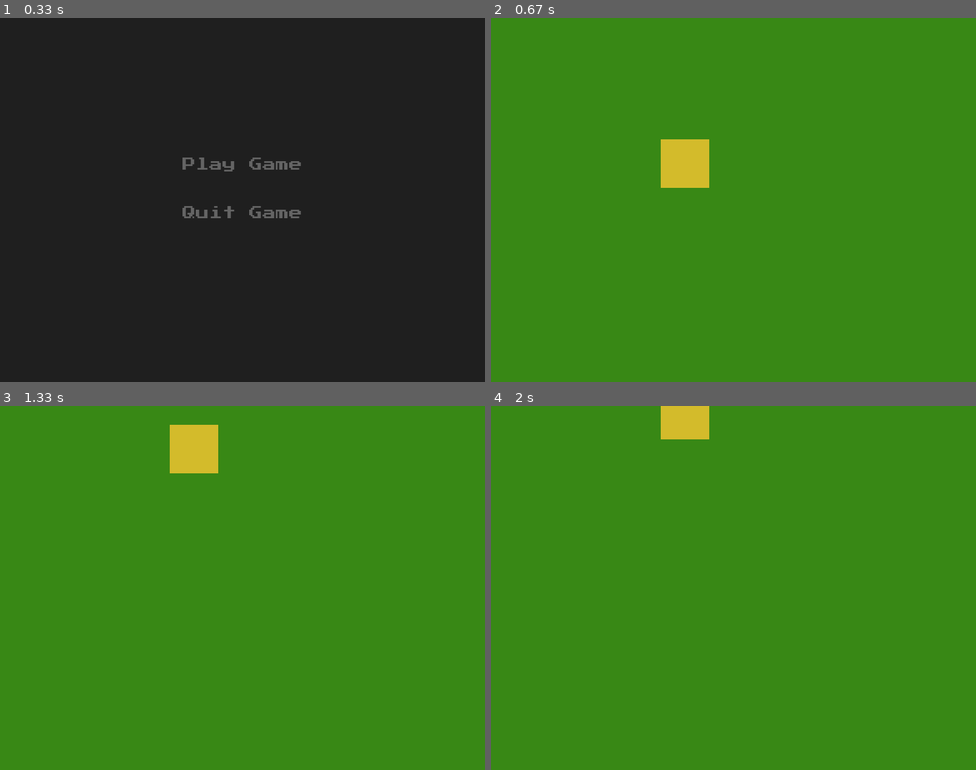
Above: before the commit, frames 1-4 (two rows, left to right).
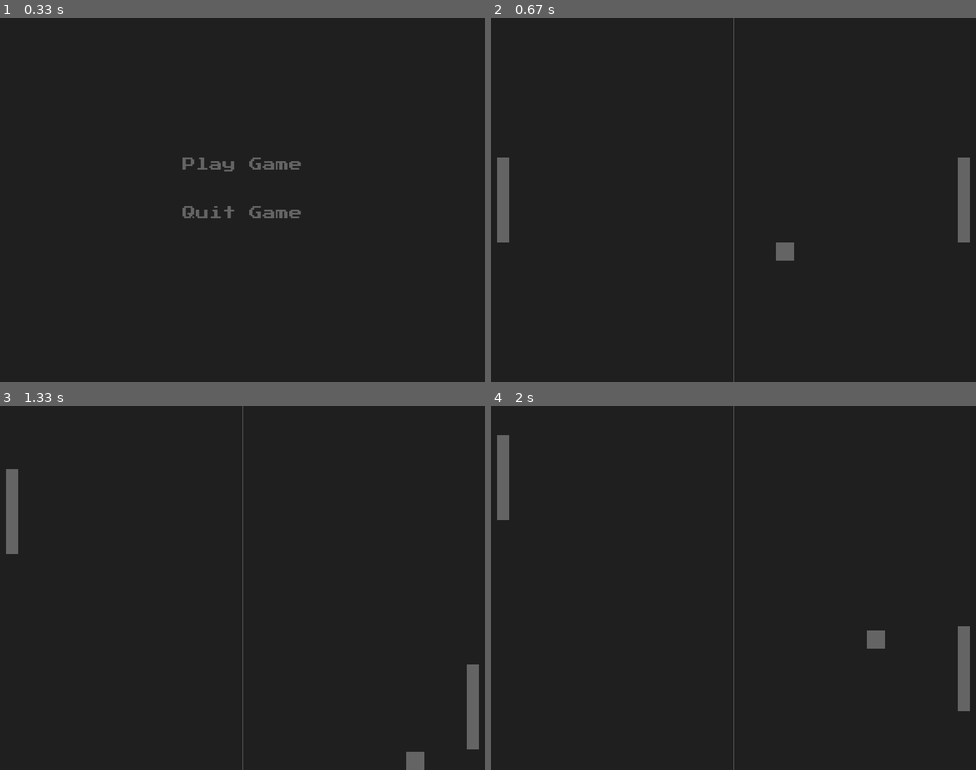
Above: after the commit, the same moments.

Repository: harryedgeworth/pong-pygame
Game: pygame game, started from main.py
The game is run twice, just before and just after one commit, with the same random seed, the same clock (stepped at 60 frames per second) and the same inputs.
Inputs (mouse positions are in pixels of both pictures, inside the frame that each line leads up to):
- Up to frame 1 (0.33 s): no input
- Up to frame 2 (0.67 s): click "Play Game" at 0.38 s
- Up to frame 3 (1.33 s): hold Up 0.67-1.13 s; move the mouse to (242, 609) at 0.7 s; hold Down from 1.17 s (still down)
- Up to frame 4 (2 s): release Down at 1.47 s; hold Up 1.5-1.87 s; hold Down from 1.9 s (still down)

Frame 1 is identical in both runs. In frame 2, 100% of the frame differs, in the area x 0-100%, y 0-100%; in frame 3, 100%; in frame 4, 100%.

Commit message:
Main game state added

Diff:
--- a/main.py
+++ b/main.py
@@ -8,6 +8,7 @@
     pygame.init()
 
     screen = pygame.display.set_mode((800,600))
+    pygame.display.set_caption("Pong")
 
     AM = AssetManager(font_sizes = (16, 22))
     AM.load_assets('assets/')
--- a/src/gameState.py
+++ b/src/gameState.py
@@ -1,5 +1,9 @@
 from src.state import State
+from src.ball import Ball
+from src.paddle import Paddle
+
 import pygame
+import sys
 
 class GameState(State):
     def __init__(self, stateManager):
@@ -10,31 +14,30 @@
             if event.type == pygame.KEYDOWN:
                 if event.key == pygame.K_ESCAPE:
                     self.stateManager.state = 'menu'
+                if event.key == pygame.K_DOWN:
+                    self.player.speed += 7
+                if event.key == pygame.K_UP:
+                    self.player.speed -= 7
 
-        if pygame.key.get_pressed()[pygame.K_LEFT]:
-            self.speed[0] -= 2
-        if pygame.key.get_pressed()[pygame.K_RIGHT]:
-            self.speed[0] += 2
-        if pygame.key.get_pressed()[pygame.K_UP]:
-            self.speed[1] -= 2
-        if pygame.key.get_pressed()[pygame.K_DOWN]:
-            self.speed[1] += 2
+            if event.type == pygame.KEYUP:
+                if event.key == pygame.K_DOWN:
+                    self.player.speed -= 7
+                if event.key == pygame.K_UP:
+                    self.player.speed += 7
 
     def tick(self):
-        self.speed[0] *= 0.8
-        self.speed[1] *= 0.8
-
-        if abs(self.speed[0]) < 1: self.speed[0] = 0
-        if abs(self.speed[1]) < 1: self.speed[1] = 0
-
-        self.rect.x += self.speed[0]
-        self.rect.y += self.speed[1]
+        self.all_sprites.update(self.ball, self.player, self.opponent)
 
     def blit(self, surface):
-        surface.fill((56, 136, 21))
-        pygame.draw.rect(surface, (211, 187, 43), self.rect)
+        surface.fill(pygame.Color('grey12'))
+        pygame.draw.aaline(surface, (100,100,100), (800/2, 0), (800/2, 600))
+
+        self.all_sprites.draw(surface)
 
     def join(self, old_state=None):
         if old_state == 'menu':
-            self.rect = pygame.Rect((280, 200), (80,80))
-            self.speed = [0,0]
+            self.all_sprites = pygame.sprite.Group()
+            self.ball = Ball((100,100,100))
+            self.player = Paddle((100,100,100), 20, 600/2, 1)
+            self.opponent = Paddle((100,100,100), 800 - 20, 600/2, 2)
+            self.all_sprites.add(self.ball, self.player, self.opponent)
